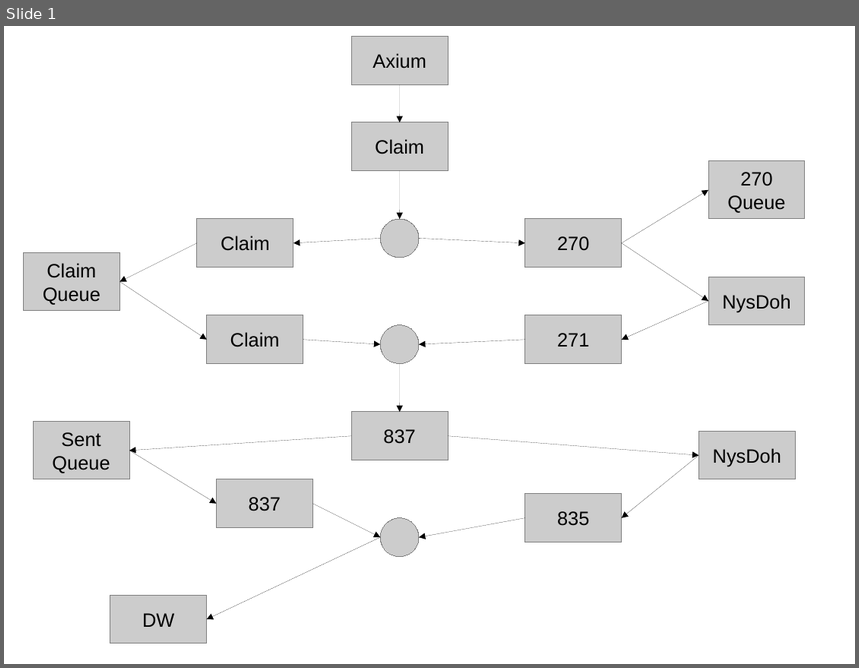
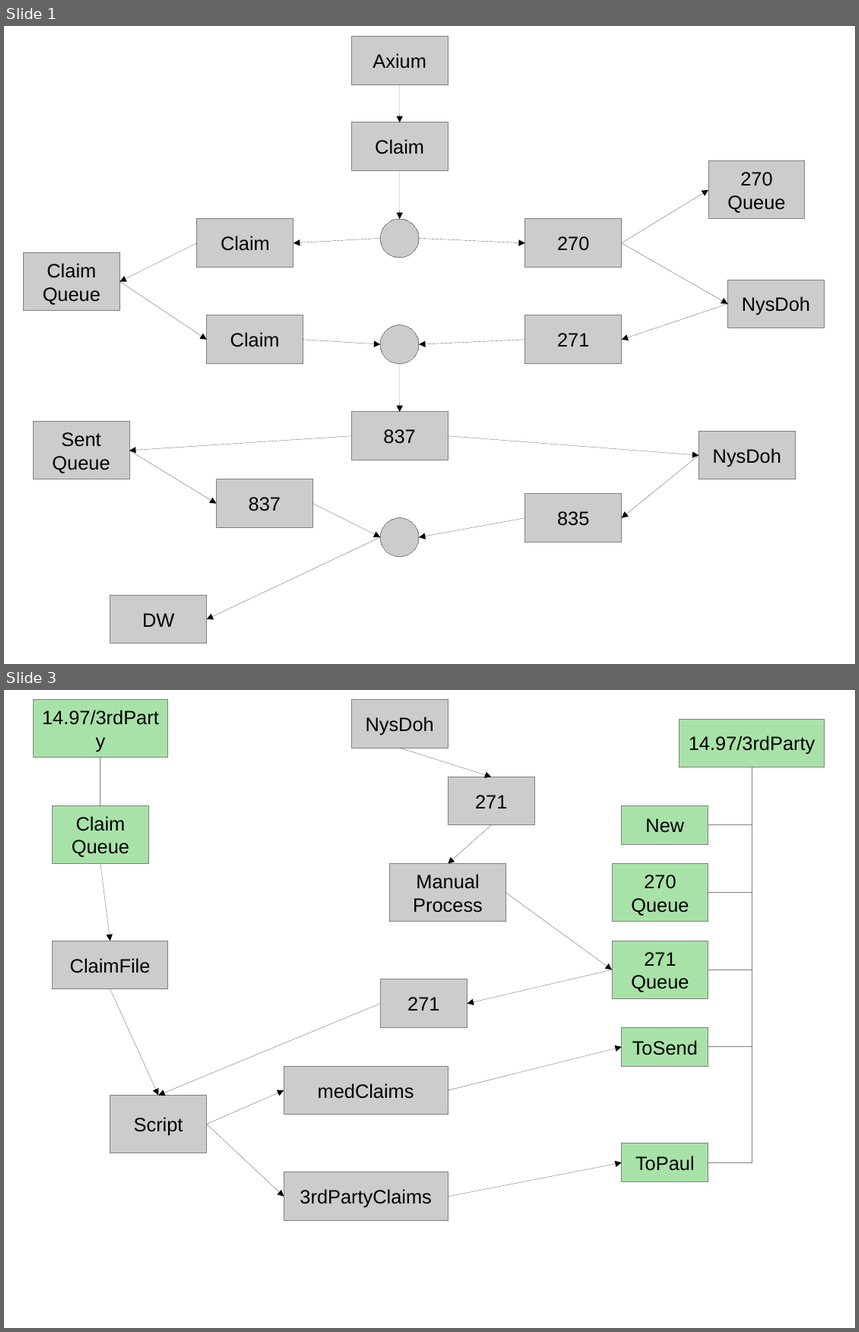
Before and after one commit to JamesLeB/Stout, a slide deck: Documents/BillingSystem.odp. Shown one above the other, each under a label of ours: slide 1 before the commit, slides 1 and 3 after it; the slides between them are not shown. The pictures are 859x668 and 859x1332 pixels, drawn with LibreOffice and Linux fonts; fonts in the diff are those of the drawing. Boxes give left, top, right and bottom in pixels: in the first picture for what was removed or moved away, otherwise in the second. Text is boxed around its words. In the diff, an @@ line names an element or a change of style, - is before the commit and + after.

```diff
--- a/Documents/BillingSystem.odp
+++ b/Documents/BillingSystem.odp
@@ slide 3 added at bbox=[4, 690, 855, 1328], background #FFFFFF @@
@@ rectangle added at bbox=[33, 699, 167, 757], fill #A9E2A9, outline #808080 0 pt, 18 pt, text #000000 @@
+14.97/3rdParty
@@ rectangle added at bbox=[351, 699, 448, 748], fill #CCCCCC, outline #808080 0 pt, 18 pt, text #000000 @@
+NysDoh
@@ rectangle added at bbox=[680, 719, 824, 768], fill #A9E2A9, outline #808080 0 pt, 18 pt, text #000000 @@
+14.97/3rdParty
@@ elbow line added from (101, 806) to (101, 757), #808080 0 pt @@
@@ arrow added from (399, 748) to (491, 777), #000000 0 pt @@
@@ rectangle added at bbox=[448, 777, 534, 825], fill #CCCCCC, outline #808080 0 pt, 18 pt, text #000000 @@
+271
@@ elbow line added from (753, 768) to (709, 825), #808080 0 pt @@
@@ elbow line added from (753, 768) to (709, 1047), #808080 0 pt @@
@@ elbow line added from (753, 768) to (709, 893), #808080 0 pt @@
@@ elbow line added from (753, 768) to (709, 1163), #808080 0 pt @@
@@ elbow line added from (753, 768) to (709, 970), #808080 0 pt @@
@@ rectangle added at bbox=[52, 806, 148, 864], fill #A9E2A9, outline #808080 0 pt, 18 pt, text #000000 @@
+Claim
+Queue
@@ arrow added from (491, 825) to (448, 864), #000000 0 pt @@
@@ rectangle added at bbox=[622, 806, 709, 844], fill #A9E2A9, outline #808080 0 pt, 18 pt, text #000000 @@
+New
@@ arrow added from (101, 864) to (110, 941), #000000 0 pt @@
@@ rectangle added at bbox=[390, 864, 506, 922], fill #CCCCCC, outline #808080 0 pt, 18 pt, text #000000 @@
+Manual
+Process
@@ rectangle added at bbox=[612, 864, 709, 922], fill #A9E2A9, outline #808080 0 pt, 18 pt, text #000000 @@
+270
+Queue
@@ arrow added from (506, 892) to (613, 970), #000000 0 pt @@
@@ rectangle added at bbox=[52, 941, 167, 989], fill #CCCCCC, outline #808080 0 pt, 18 pt, text #000000 @@
+ClaimFile
@@ rectangle added at bbox=[612, 941, 709, 999], fill #A9E2A9, outline #808080 0 pt, 18 pt, text #000000 @@
+271
+Queue
@@ rectangle added at bbox=[380, 980, 467, 1028], fill #CCCCCC, outline #808080 0 pt, 18 pt, text #000000 @@
+271
@@ arrow added from (613, 970) to (468, 1004), #000000 0 pt @@
@@ arrow added from (110, 989) to (158, 1096), #000000 0 pt @@
@@ arrow added from (381, 1004) to (158, 1096), #000000 0 pt @@
@@ rectangle added at bbox=[622, 1027, 709, 1066], fill #A9E2A9, outline #808080 0 pt, 18 pt, text #000000 @@
+ToSend
@@ arrow added from (448, 1091) to (622, 1047), #000000 0 pt @@
@@ rectangle added at bbox=[284, 1066, 447, 1115], fill #CCCCCC, outline #808080 0 pt, 18 pt, text #000000 @@
+medClaims
@@ rectangle added at bbox=[110, 1096, 206, 1154], fill #CCCCCC, outline #808080 0 pt, 18 pt, text #000000 @@
+Script
@@ arrow added from (206, 1125) to (284, 1091), #000000 0 pt @@
@@ arrow added from (206, 1124) to (284, 1197), #000000 0 pt @@
@@ rectangle added at bbox=[622, 1144, 709, 1182], fill #A9E2A9, outline #808080 0 pt, 18 pt, text #000000 @@
+ToPaul
@@ arrow added from (448, 1197) to (622, 1163), #000000 0 pt @@
@@ rectangle added at bbox=[284, 1173, 448, 1221], fill #CCCCCC, outline #808080 0 pt, 18 pt, text #000000 @@
+3rdPartyClaims
@@ slide 1 changed as well @@
@@ arrow moved from (622, 243) - (709, 301) to (622, 243) - (728, 304) @@
@@ rectangle "NysDoh": place and size @@
-rectangle "NysDoh" at bbox=[709, 277, 805, 325]
+rectangle "NysDoh" at bbox=[728, 280, 824, 328]
@@ arrow moved from (709, 301) - (622, 340) to (728, 304) - (622, 340) @@
```
Also in this commit, not shown: 2 other slides changed.
